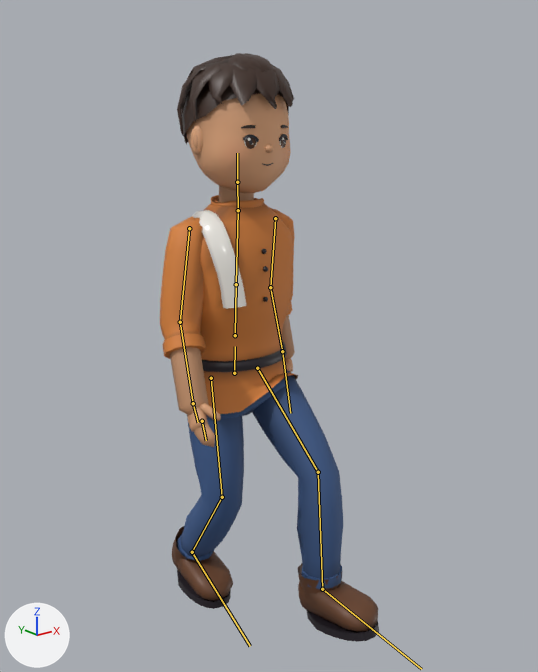
What one commit did to the glTF model public/models/villager-man.glb.
Camera for both pictures: a camera (50 mm lens) standing at (-1.241, -1.706, 1.532) and looking at (0.012, -0.14, 0.905). Arrows for +X, +Y and +Z are at lower left; the lights stay in place. The first picture is the older version. Both versions are drawn at frame 17 of the action 'Walk'; the numbers are the values there. The bones that change, and the others that lie on the model, are drawn over the model as lines.

Objects in the first picture: 'villager-man'.
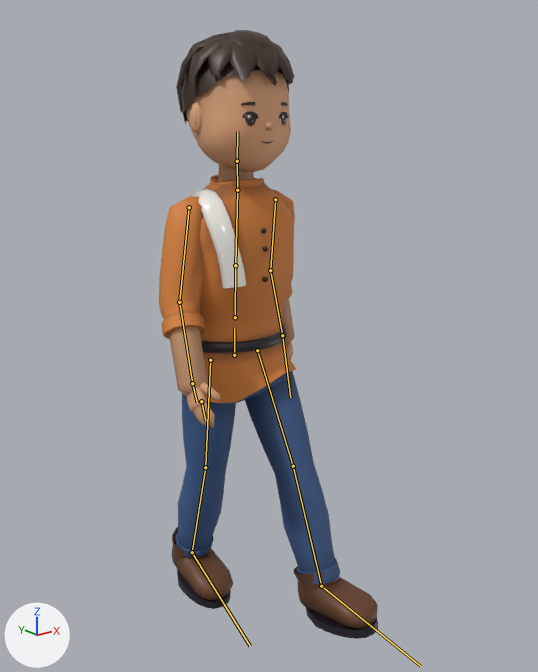
Edits to the bpy script that builds the scene:
```text
Change bone_hips:
    where bone_hips = bpy.data.objects['Villager'].pose.bones['hips']  # child of 'root'
    bone_hips.location: (-0.007, -0.065, 0.0) -> (-0.007, -0.009, 0.0)
Change bone_thigh_l:
    where bone_thigh_l = bpy.data.objects['Villager'].pose.bones['thigh_L']  # child of 'hips'
    bone_thigh_l.rotation_quaternion: (0.921, -0.377, -0.089, -0.027) -> (0.971, -0.219, -0.092, -0.013)  # degrees (-45, -11, 1) -> degrees (-26, -11, 1)
Change bone_shin_l:
    where bone_shin_l = bpy.data.objects['Villager'].pose.bones['shin_L']  # child of 'thigh_L'
    bone_shin_l.rotation_quaternion: (0.961, 0.271, 0.0, 0.003) -> (1.0, -0.021, 0.0, 0.001)  # degrees (31, 0, 0) -> degrees (-2, 0, 0)
Change bone_foot_l:
    where bone_foot_l = bpy.data.objects['Villager'].pose.bones['foot_L']  # child of 'shin_L'
    bone_foot_l.rotation_quaternion: (0.998, -0.016, 0.03, 0.052) -> (0.99, 0.106, 0.028, 0.094)  # degrees (-2, 4, 6) -> degrees (12, 2, 11)
Change bone_thigh_r:
    where bone_thigh_r = bpy.data.objects['Villager'].pose.bones['thigh_R']  # child of 'hips'
    bone_thigh_r.rotation_quaternion: (0.996, -0.086, 0.026, 0.003) -> (-0.998, -0.063, -0.026, 0.002)  # degrees (-10, 3, 0) -> degrees (7, 3, 0)
Change bone_shin_r:
    where bone_shin_r = bpy.data.objects['Villager'].pose.bones['shin_R']  # child of 'thigh_R'
    bone_shin_r.rotation_quaternion: (0.945, 0.326, 0.0, -0.003) -> (0.999, 0.022, 0.0, -0.001)  # degrees (38, 0, 0) -> degrees (3, 0, 0)
Change bone_foot_r:
    where bone_foot_r = bpy.data.objects['Villager'].pose.bones['foot_R']  # child of 'shin_R'
    bone_foot_r.rotation_quaternion: (0.972, -0.235, -0.016, 0.019) -> (0.995, -0.085, -0.017, -0.033)  # degrees (-27, -1, 3) -> degrees (-10, -2, -4)
```

Location of each change, [x1, y1, x2, y2] in pixels of the pictures (538 x 672 px):
'villager-man', posed
    before: [160, 53, 379, 642]
    after: [159, 30, 378, 639]
bone 'hips', root to tip
    before: (234, 373) to (235, 346)
    after: (234, 355) to (234, 328)
bone 'thigh_L', root to tip
    before: (257, 368) to (318, 472)
    after: (257, 350) to (293, 466)
bone 'shin_L', root to tip
    before: (318, 472) to (322, 589)
    after: (293, 466) to (321, 586)
bone 'foot_L', root to tip
    before: (322, 589) to (421, 669)
    after: (321, 586) to (420, 666)
bone 'thigh_R', root to tip
    before: (211, 378) to (222, 497)
    after: (210, 360) to (205, 467)
bone 'shin_R', root to tip
    before: (222, 497) to (192, 552)
    after: (205, 467) to (192, 552)
